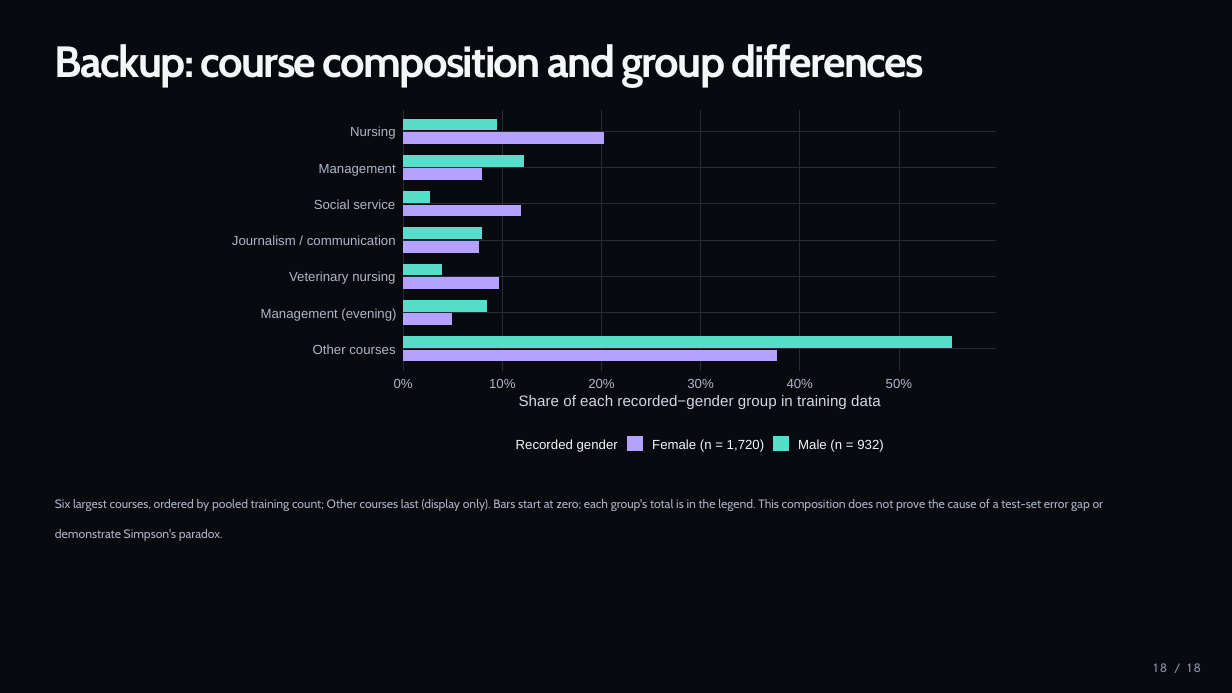
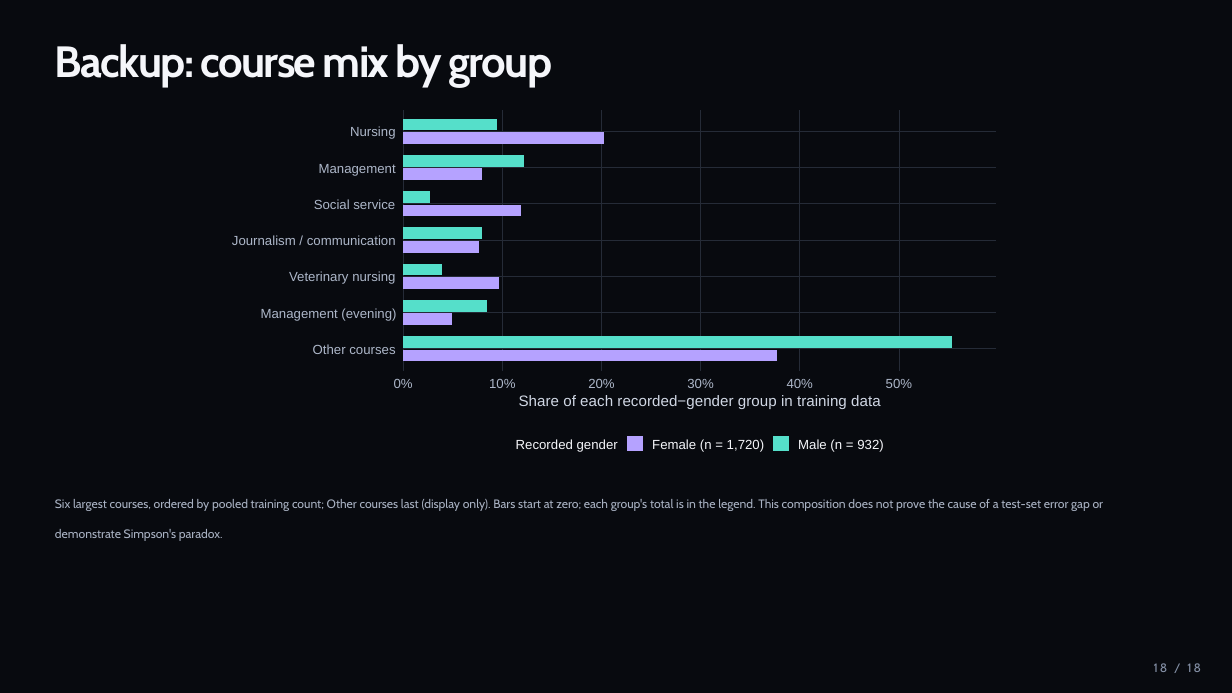
Before and after one commit to Tigershengsheng/ids-project, a slide deck: slide 18 of output/powerpoint/Student_Dropout_Presentation.pptx. Drawn at 1232x693 pixels with LibreOffice and Linux fonts; fonts in the diff are those of the drawing. Boxes give left, top, right and bottom in pixels: in the first picture for what was removed or moved away, otherwise in the second. Text is boxed around its words. In the diff, an @@ line names an element or a change of style, - is before the commit and + after.

```diff
--- a/output/powerpoint/Student_Dropout_Presentation.pptx
+++ b/output/powerpoint/Student_Dropout_Presentation.pptx
@@ text at box(55, 44, 553, 88): text changed @@
-Backup: course composition and group differences
+Backup: course mix by group
```
Also in this commit, not shown: 6 other slides changed, 1 slide added, 1 slide removed, 27 other files.
